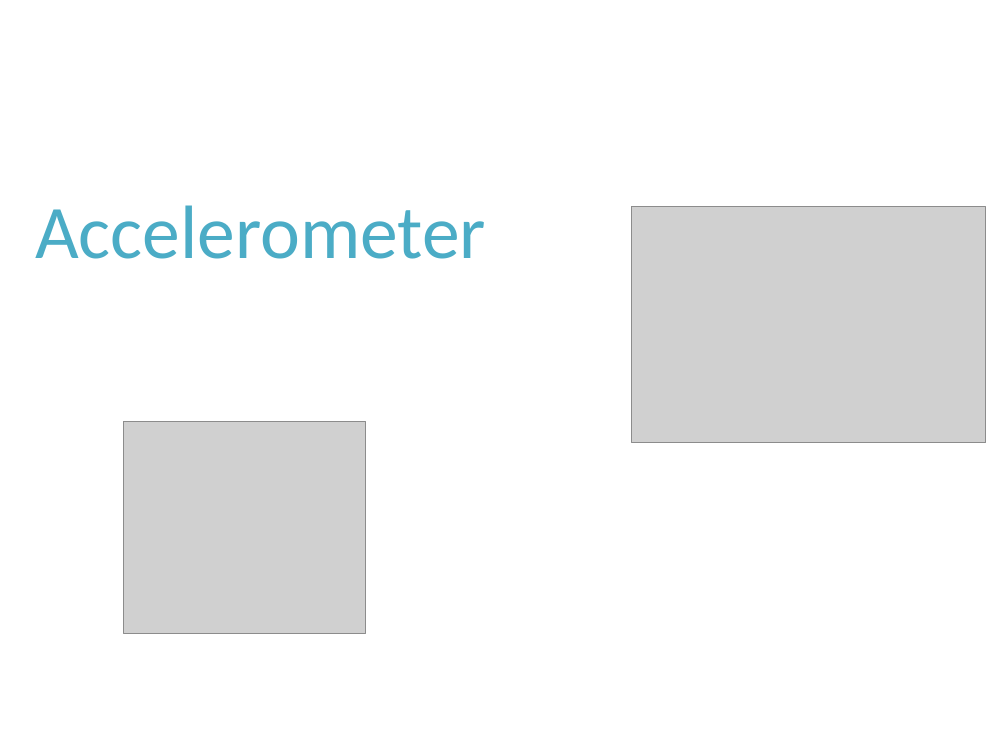
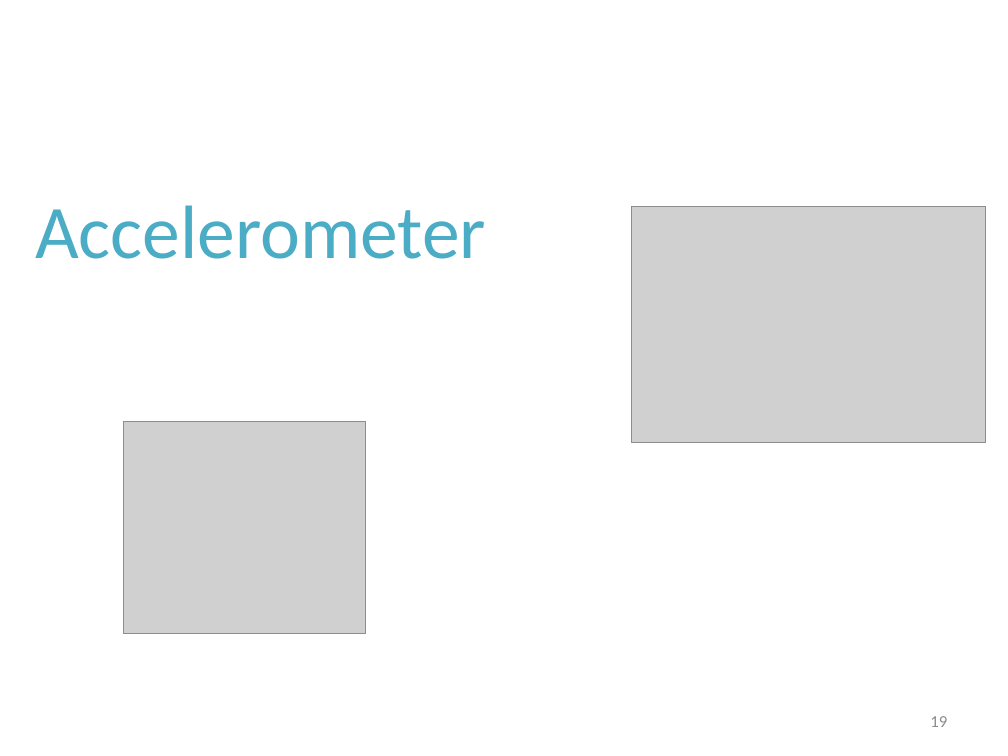
Before and after one commit to chiranthan/AugmentMe, a slide deck: slide 19 of Project FindMe - The whole Idea.pptx (slide 17 before the commit). Drawn at 1008x756 pixels with LibreOffice and Linux fonts; fonts in the diff are those of the drawing; grey boxes stand for pictures. Boxes give left, top, right and bottom in pixels: in the first picture for what was removed or moved away, otherwise in the second. Text is boxed around its words. In the diff, an @@ line names an element or a change of style, - is before the commit and + after.

```diff
--- a/Project FindMe - The whole Idea.pptx
+++ b/Project FindMe - The whole Idea.pptx
@@ page number added at [930,716,947,727], 12 pt, text #8C8C8C @@
+19
```
Also in this commit, not shown: 19 other slides changed, 10 slides added, 1 slide removed, 1 other file.
